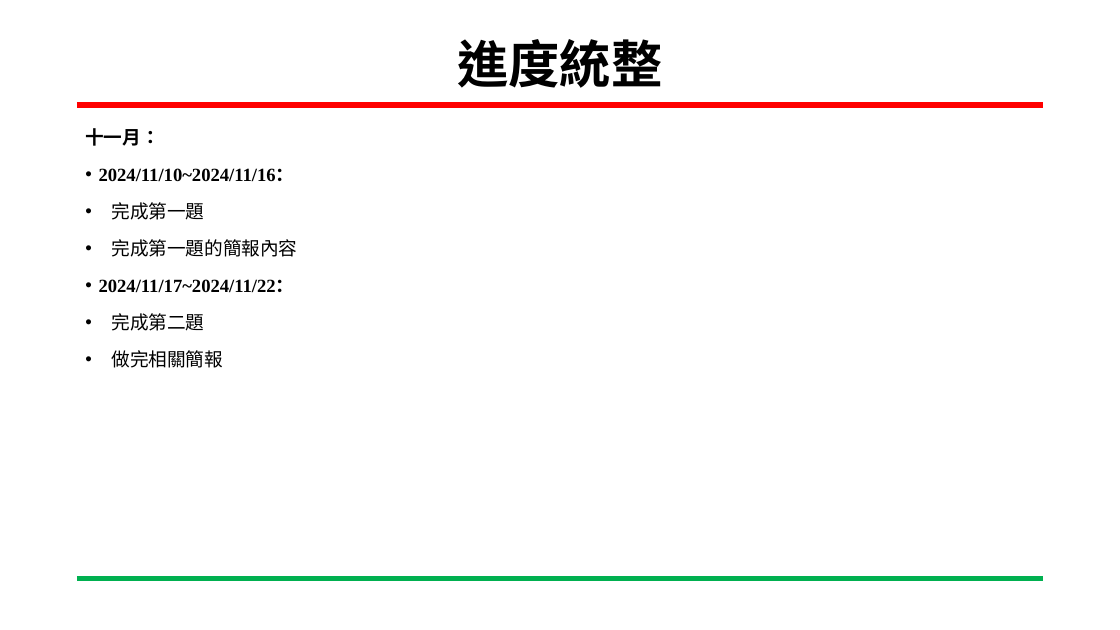
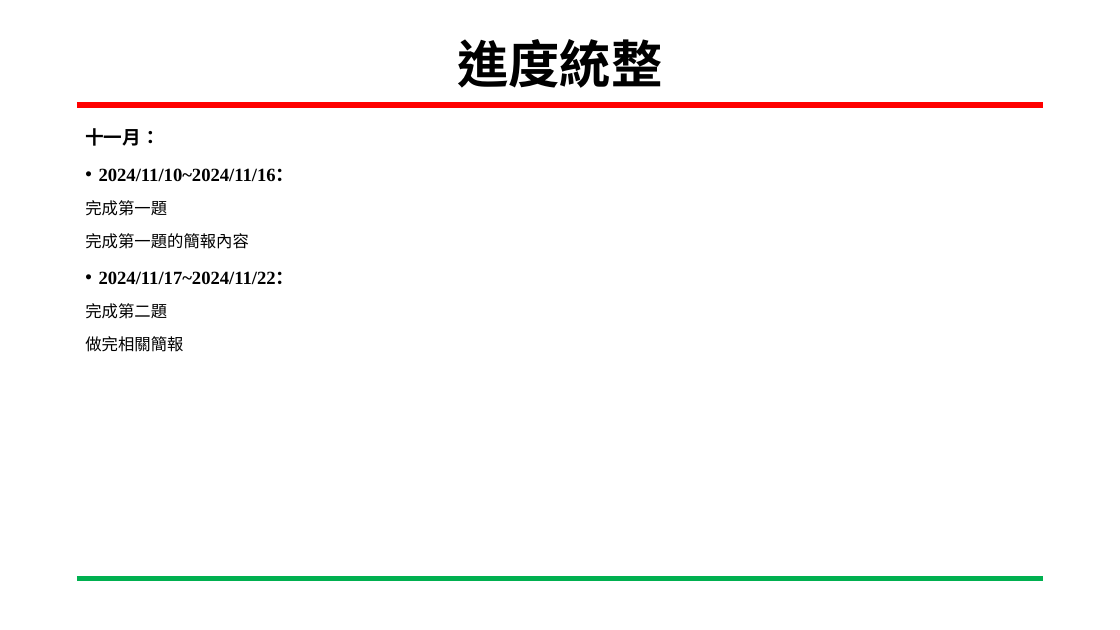
Before and after one commit to wsy0331/SOC_Lab_Exercises, a slide deck: slide 4 of 專案進度報告_吳紹郁_20241121.pptx. Drawn at 1120x630 pixels with LibreOffice and Linux fonts; fonts in the diff are those of the drawing; background and template pictures are left out. Boxes give left, top, right and bottom in pixels: in the first picture for what was removed or moved away, otherwise in the second. Text is boxed around its words. In the diff, an @@ line names an element or a change of style, - is before the commit and + after.

Commit message:
第一題修改簡報與圖檔

```diff
--- a/專案進度報告_吳紹郁_20241121.pptx
+++ b/專案進度報告_吳紹郁_20241121.pptx
@@ text at [85, 200, 249, 352]: size 16 to 14 pt in "完成第一題", "完成第一題的簡報內容", "完成第二題", "做完相關簡報"; bullet • to none @@
```
Also in this commit, not shown: 4 other slides changed, 10 slides removed, 1 other file.
